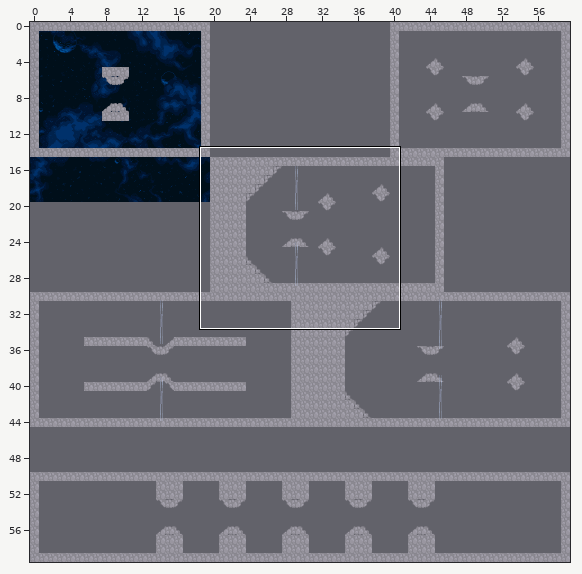
Tiled map (JSON) -- core/assets/Oliver_world4_level4.tmj. The first picture is a wide view before the edit; the outline marks the close-up.
Close-up. Earlier state:
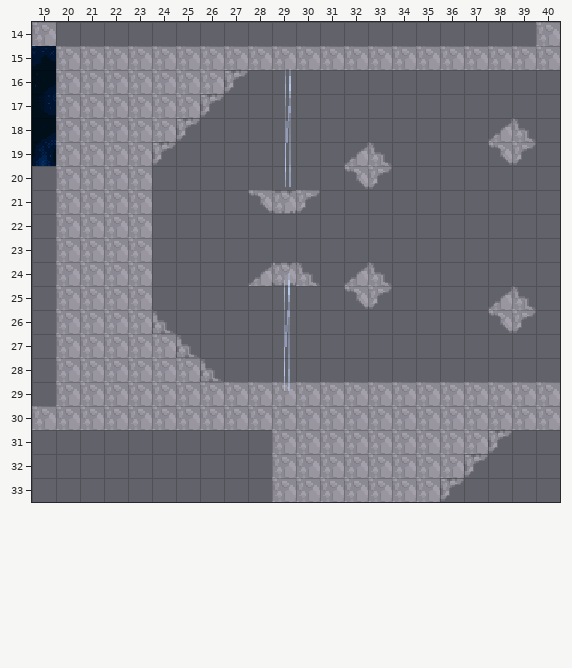
Cells are 16x16 px. Shown: x 19..40, y 14..33. The commit also changed other parts of the map, which this record leaves out.
Now the later version:
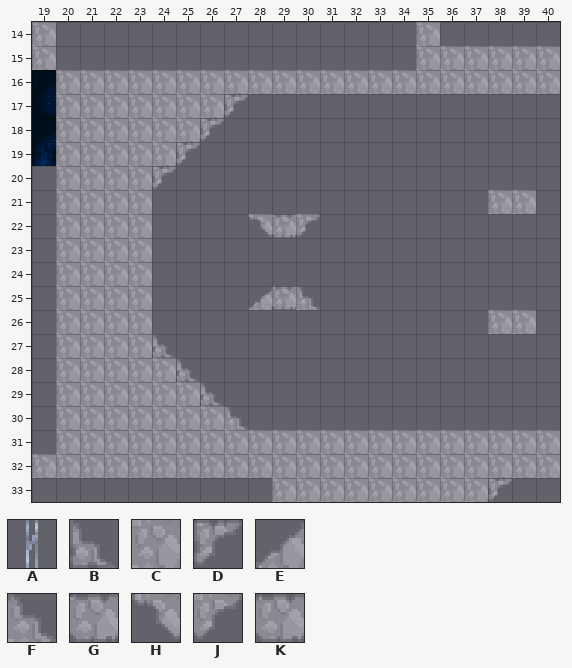
Key: from "space-tiles": A 110; from "tileset": B 6 "GameObject", C 17 "GameObject", D 38 "GameObject", E 66 "GameObject", F 67 "GameObject", G 70 "GameObject", H 82 "GameObject", J 83 "GameObject", K 102 "GameObject".
_ is an empty cell, . an unchanged one.
Objects are placed by their top-left corner, in cells (3,4 is the top-left corner of cell 3,4); size is 1x1 cell unless given.
Changes in this commit:
--- layer "Tile Layer 1"
@@ x 19..40 @@
-14 ................_....C
-15 _CCCCCCCCCCCCCCC......
-16 ........D_____________
-17 .......D_.............
-18 ......D_...........EF.
-19 .....D_......EF....HJ.
-20 ....._.......HJ.......
-21 .........HGJ.......__.
-22 .........___..........
+14 ................C...._
+15 C_______________......
+16 ........CCCCCCCCCCCCCC
+17 .......CD.............
+18 ......CD...........__.
+19 .....CD......__....__.
+20 .....D.......__.......
+21 .........___.......CC.
+22 .........HGJ..........
@@ x 19..40 @@
-24 .........EKF.EF.......
-25 .........___.HJ....EF.
-26 .....B.............HJ.
-27 .....CB...............
-28 ......CB..............
-29 .......CCCCCCCCCCCCCCC
-30 C.......CCCCCCCCCCCCCC
-31 ._________.........D__
-32 __________........D___
-33 .................D__..
+24 .........___.__.......
+25 .........EKF.__....__.
+26 ....._.............CC.
+27 .....B_...............
+28 ......B_..............
+29 .......B______________
+30 _.......F_____________
+31 .CCCCCCCCC.........CCC
+32 CCCCCCCCCC........CCCC
+33 .................CCD..
--- layer "Object Layer 1"
-A at 29.1,16 size 1x4.9
-A at 29.1,24.4 size 1x4.9
